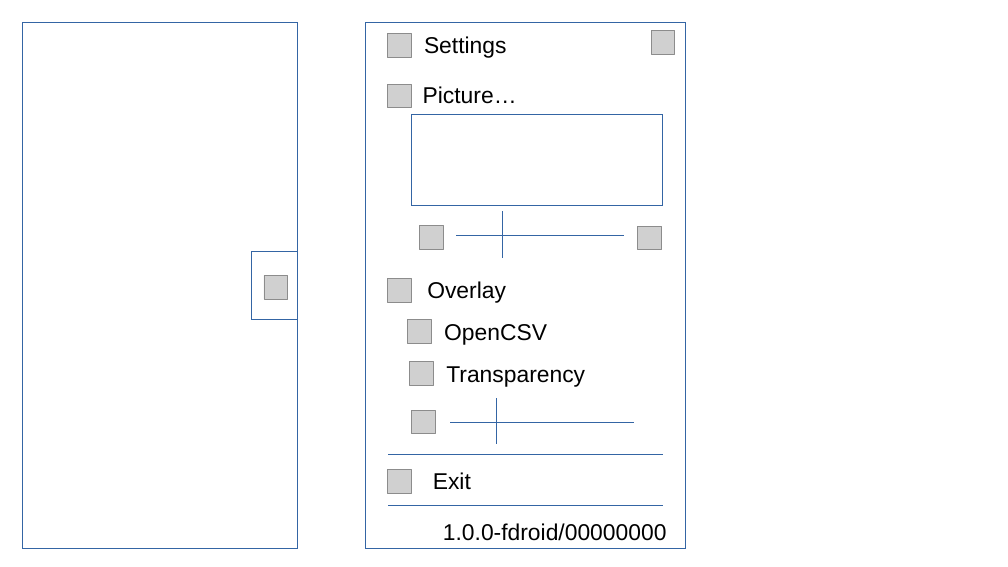
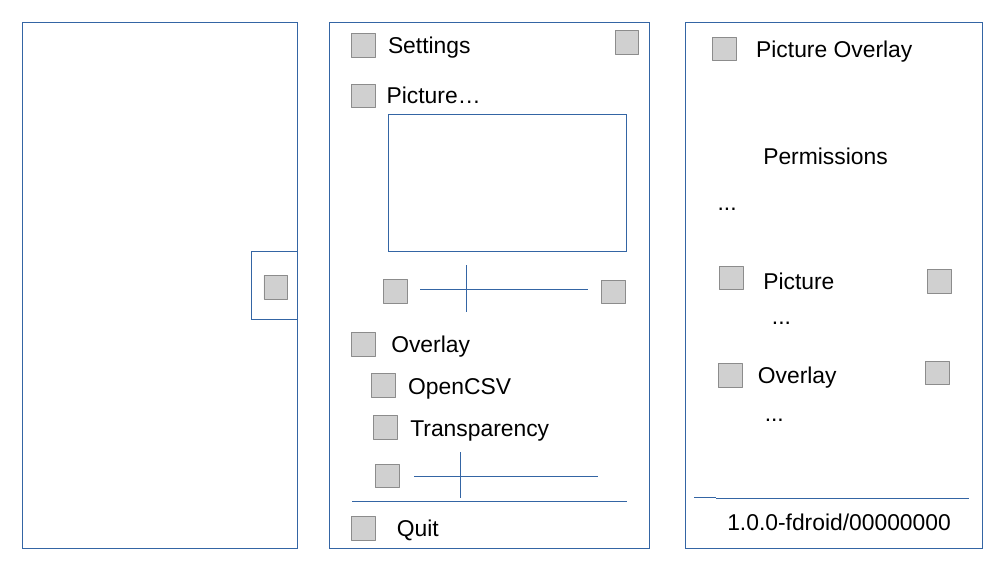
Before and after one commit to jameshnsears/Picture-Overlay, a slide deck: slide 1 of misc/design/ui.odp. Drawn at 1008x567 pixels with LibreOffice and Linux fonts; fonts in the diff are those of the drawing; grey boxes stand for pictures. Boxes give left, top, right and bottom in pixels: in the first picture for what was removed or moved away, otherwise in the second. Text is boxed around its words. In the diff, an @@ line names an element or a change of style, - is before the commit and + after.

Commit message:
possible ui

```diff
--- a/misc/design/ui.odp
+++ b/misc/design/ui.odp
@@ 3 pictures, 2 texts, 1 rectangle: place and size @@
-3 pictures, 2 texts, 1 rectangle at (366,23,686,549)
+3 pictures, 2 texts, 1 rectangle at (330,23,650,549)
@@ rectangle added at (686,23,983,549), fill #FFFFFF, outline #3465A4 0 pt @@
@@ picture added at (713,38,736,61) @@
@@ text added at (756,40,913,62), 18 pt, text #000000 @@
+Picture Overlay
@@ rectangle: place and size @@
-rectangle at (412,114,663,206)
+rectangle at (389,114,627,252)
@@ text added at (763,147,887,165), 18 pt, text #000000 @@
+Permissions
@@ text added at (709,183,746,218), 18 pt, text #000000 @@
+...
@@ 3 texts, 3 lines, 1 picture: place and size @@
-3 texts, 3 lines, 1 picture at (427,211,662,444)
+3 texts, 3 lines, 1 picture at (391,266,626,498)
@@ picture added at (720,266,744,290) @@
@@ picture: place and size @@
-picture at (388,279,412,303)
+picture at (383,280,407,304)
@@ text added at (763,272,834,290), 18 pt, text #000000 @@
+Picture
@@ text added at (763,297,800,332), 18 pt, text #000000 @@
+...
@@ picture added at (928,270,952,294) @@
@@ picture: place and size @@
-picture at (408,320,432,344)
+picture at (352,333,376,357)
@@ picture: place and size @@
-picture at (410,362,434,386)
+picture at (372,374,396,398)
@@ picture added at (719,364,743,388) @@
@@ text added at (758,366,837,388), 18 pt, text #000000 @@
+Overlay
@@ picture added at (926,361,949,385) @@
@@ picture: place and size @@
-picture at (412,411,435,434)
+picture at (374,416,398,440)
@@ text added at (756,394,794,429), 18 pt, text #000000 @@
+...
@@ line removed from (451, 423) to (634, 423) @@
@@ picture: place and size @@
-picture at (388,470,412,494)
+picture at (375,465,399,488)
@@ line moved from (389, 455) - (663, 455) to (415, 477) - (598, 477) @@
@@ text removed at (433,472,471,489) @@
-Exit
@@ line moved from (389, 506) - (663, 506) to (353, 502) - (627, 502) @@
@@ line added from (694, 499) to (969, 499), #3465A4 0 pt @@
@@ text "1.0.0-fdroid/00000000": place and size @@
-text "1.0.0-fdroid/00000000" at (443,523,667,541)
+text "1.0.0-fdroid/00000000" at (727,513,951,531)
@@ picture: place and size @@
-picture at (420,226,444,250)
+picture at (352,517,376,541)
@@ text added at (397,519,439,541), 18 pt, text #000000 @@
+Quit
```
